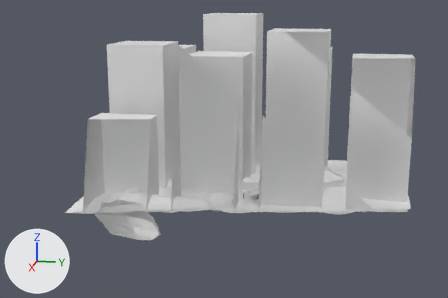
A saved change to the Blender file src/assets/pendulum_experiment_scene.blend.
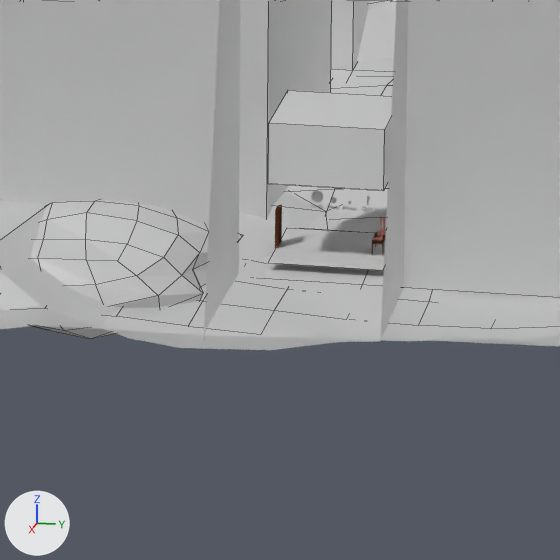
Each version is shown whole from a 50 mm lens placed at (738.2, 112.3, 243.2), pointed at (-6.7, -36.7, 57.0), then close up on the part from 46% to 63% of the width and 55% to 81% of the height. Every picture has the same lights, and +X, +Y and +Z are marked at lower left. The close-ups show mesh edges as thin lines. Everything nearer to the camera than a plane just in front of the edit is cut away.

Names of what the first close-up shows: 'Earth Surface', 'Floor', 'Lunar Surface', 'Martian Surface', 'Quiz Covering'.
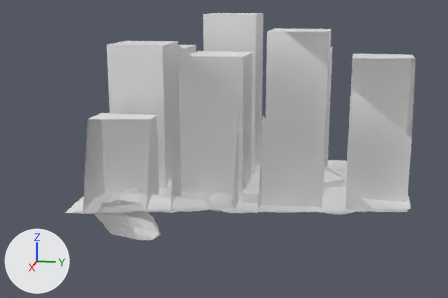
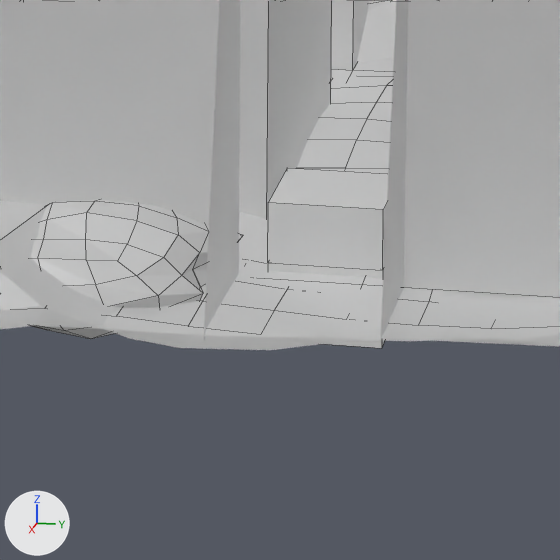
The change, as a list of edits to the scene's bpy script:
```text
Change me_plane_002:
    where me_plane_002.from_pydata(...)  # 4 vertices, 1 face; spans x -1.0..1.0, y -1.0..1.0, z 0.0
    used by ob_floor; location = (0.0, 0.0, -4.7); scale = (10.0, 10.0, 10.0)
    verts and faces of me_plane_002; kept vertices keep their numbers, new ones are numbered from 4
    before: 0 (-1.0, -1.0, 0.0) at pixel (286, 227), 1 (1.0, -1.0, 0.0) at pixel (267, 262), 2 (-1.0, 1.0, 0.0), 3 (1.0, 1.0, 0.0) at pixel (382, 270)
    me_plane_002 part 1
    add delete_faces([(0, 2, 3, 1)])
    add for new, old in zip([*range(4, 8)], [*range(0, 4)]): verts[new] = verts[old] + (0.0, 0.0, -1.41)
    add faces += [(0, 1, 3, 2), (4, 6, 7, 5), (0, 2, 6, 4), (2, 3, 7, 6), (0, 4, 5, 1), (1, 5, 7, 3)]
Change ob_quiz_covering:
    ob_quiz_covering.location: (0.0, 0.0, 9.6) -> (0.0, 0.0, -4.7)
```

Pixel boxes [x1, y1, x2, y2] of what changed, in the close-ups (560 x 560 px):
'Quiz Covering', moved: before [268, 90, 392, 191]; after [268, 168, 388, 270]
'Floor', reshaped: before [268, 228, 385, 270]; after [268, 263, 385, 348]
